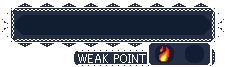
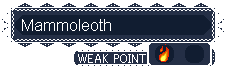
Layers edited between the first and the second 225 x 67 image:
renamed "Pasted Layer" to "Mammoleoth", showed it, moved it above "BG", painted on it over left=22, top=19, right=111, bottom=31
